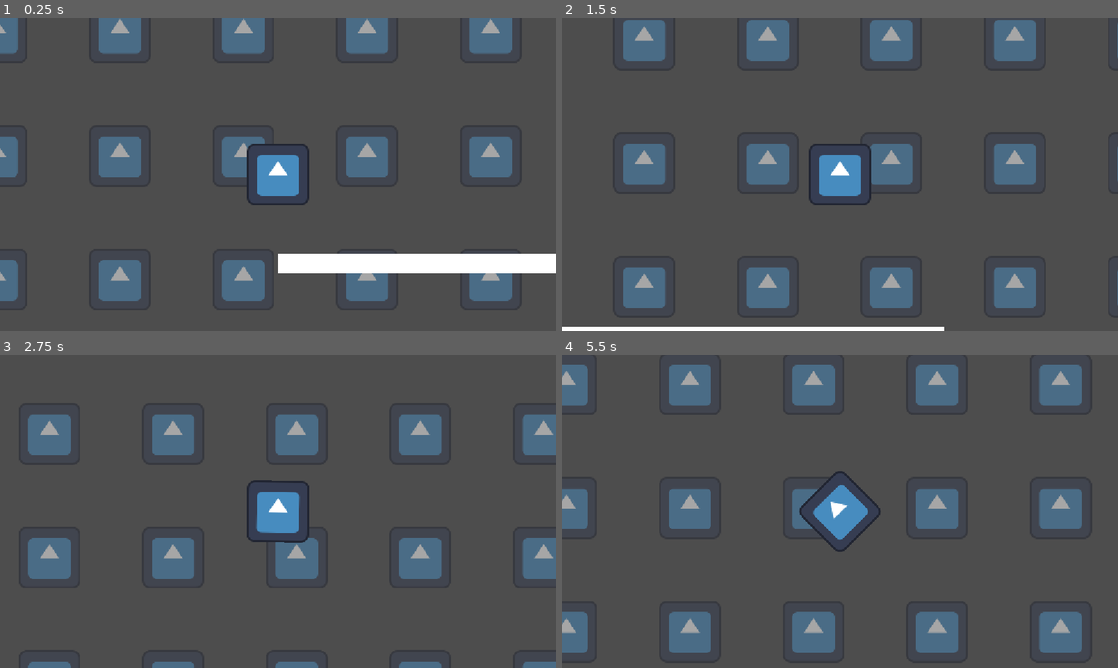
Above: before the commit, frames 1-4 (two rows, left to right).
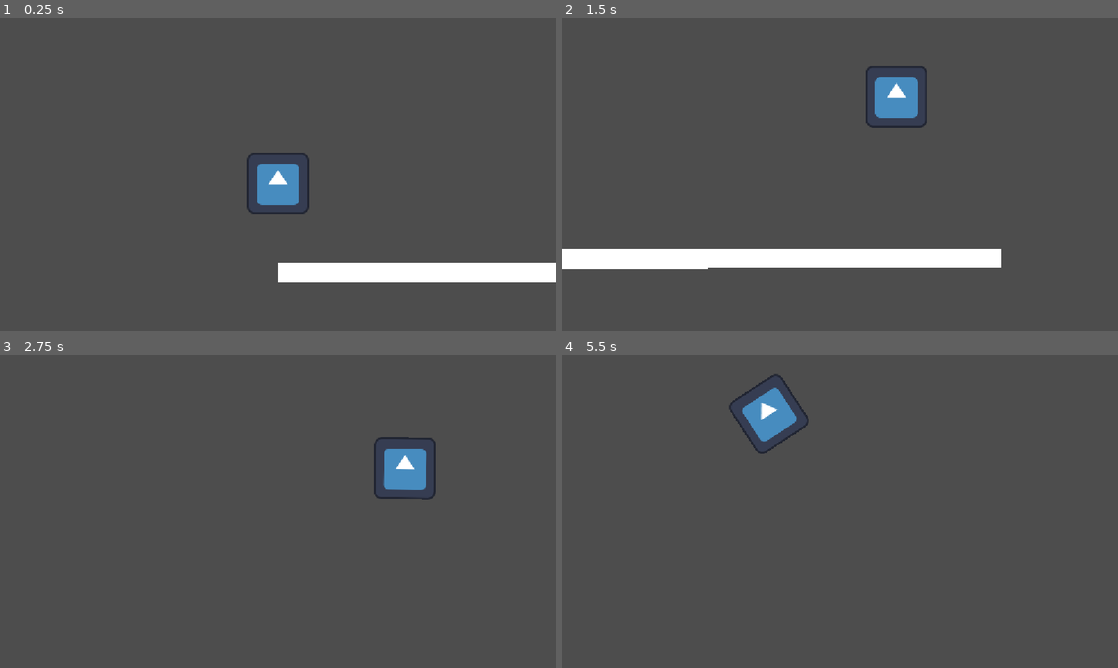
Above: after the commit, the same moments.

Repository: hahaeuou/game
Game: Godot game, scene res://main.tscn
Two runs of this game, one before a commit and one after it. Both use one fixed random seed, a clock stepped at 60 frames per second and the inputs below. The engine's default icon, where the game draws it, is replaced by a stand-in: a white triangle on a blue panel in a dark square.
Inputs:
- Up to frame 1 (0.25 s): no input
- Up to frame 2 (1.5 s): hold Right (right arrow) 0.53-1.28 s; hold Down (down arrow) from 1.28 s (still down)
- Up to frame 3 (2.75 s): release Down (down arrow) at 2.03 s; hold Right (right arrow) from 2.03 s (still down)
- Up to frame 4 (5.5 s): release Right (right arrow) at 2.78 s; hold Up (up arrow) 2.78-3.53 s; hold Left (left arrow) 3.53-5.03 s; hold Down (down arrow) from 5.03 s (still down)

The runs differ from the first frame. In frame 1, 15% of the frame differs, in the area x 0-100%, y 0-91%; in frame 2, 20%, in the area x 0-100%, y 0-100%; in frame 3, 12%; in frame 4, 15%.

Commit message:
camera rotates with player

Diff:
--- a/camera_2d.gd
+++ b/camera_2d.gd
@@ -1,7 +1,10 @@
 extends Camera2D
 
 var rot_velocity: float
-const CAMERA_ROT_MULT = 1
+const CAMERA_ROT_MULT = 0.2
+
+func rot_vel_to_camera_rot(rot_vel: float) -> float:
+	return (2 / (1 + exp(-rot_vel))) - 1 # transformed logistic function
 
 # Called when the node enters the scene tree for the first time.
 func _ready() -> void:
@@ -10,5 +13,5 @@
 
 # Called every frame. 'delta' is the elapsed time since the previous frame.
 func _process(delta: float) -> void:
-	rotation = rot_velocity * CAMERA_ROT_MULT
-	print(rotation)
+	var before_lerp = rot_vel_to_camera_rot(rot_velocity) * CAMERA_ROT_MULT
+	set_deferred("rotation", lerp(rotation, before_lerp, 0.3))
--- a/main.tscn
+++ b/main.tscn
@@ -2,7 +2,6 @@
 
 [ext_resource type="PackedScene" uid="uid://5sgy0k2htp7b" path="res://player.tscn" id="1_ig7tw"]
 [ext_resource type="Texture2D" uid="uid://cmsunywnrf3cr" path="res://icon.svg" id="2_0xm2m"]
-[ext_resource type="Script" uid="uid://cqstje5q41q86" path="res://camera_2d.gd" id="3_h2yge"]
 
 [sub_resource type="PhysicsMaterial" id="PhysicsMaterial_onrkg"]
 bounce = 0.6
@@ -12,20 +11,19 @@
 [node name="Node2D" type="Node2D" unique_id=549614031]
 
 [node name="Parallax2D" type="Parallax2D" parent="." unique_id=262473113]
+visible = false
 scroll_scale = Vector2(0.1, 0.1)
 scroll_offset = Vector2(1215, 0)
 repeat_size = Vector2(256, 256)
 repeat_times = 12
 
 [node name="Sprite2D" type="Sprite2D" parent="Parallax2D" unique_id=666559568]
+visible = false
 modulate = Color(1, 1, 1, 0.49803922)
 texture = ExtResource("2_0xm2m")
 
 [node name="Player" parent="." unique_id=1254977242 instance=ExtResource("1_ig7tw")]
 physics_material_override = SubResource("PhysicsMaterial_onrkg")
-
-[node name="Camera2D" type="Camera2D" parent="Player" unique_id=1169969025]
-script = ExtResource("3_h2yge")
 
 [node name="Ground" type="StaticBody2D" parent="." unique_id=184738408]
 position = Vector2(0, 192)
--- a/player.tscn
+++ b/player.tscn
@@ -2,6 +2,7 @@
 
 [ext_resource type="Texture2D" uid="uid://cmsunywnrf3cr" path="res://icon.svg" id="1_4flbx"]
 [ext_resource type="Script" uid="uid://b13na3ivdk4pp" path="res://player.gd" id="1_onrkg"]
+[ext_resource type="Script" uid="uid://cqstje5q41q86" path="res://camera_2d.gd" id="3_i3pqv"]
 
 [sub_resource type="RectangleShape2D" id="RectangleShape2D_enc2m"]
 size = Vector2(128, 128)
@@ -10,8 +11,19 @@
 mass = 0.01
 script = ExtResource("1_onrkg")
 
+[node name="RemoteTransform2D" type="RemoteTransform2D" parent="." unique_id=1196201664]
+remote_path = NodePath("../Camera2D")
+update_rotation = false
+update_scale = false
+
 [node name="CollisionShape2D" type="CollisionShape2D" parent="." unique_id=87988225]
 shape = SubResource("RectangleShape2D_enc2m")
 
 [node name="Sprite2D" type="Sprite2D" parent="." unique_id=96092853]
 texture = ExtResource("1_4flbx")
+
+[node name="Camera2D" type="Camera2D" parent="." unique_id=1940580862]
+top_level = true
+ignore_rotation = false
+position_smoothing_enabled = true
+script = ExtResource("3_i3pqv")
